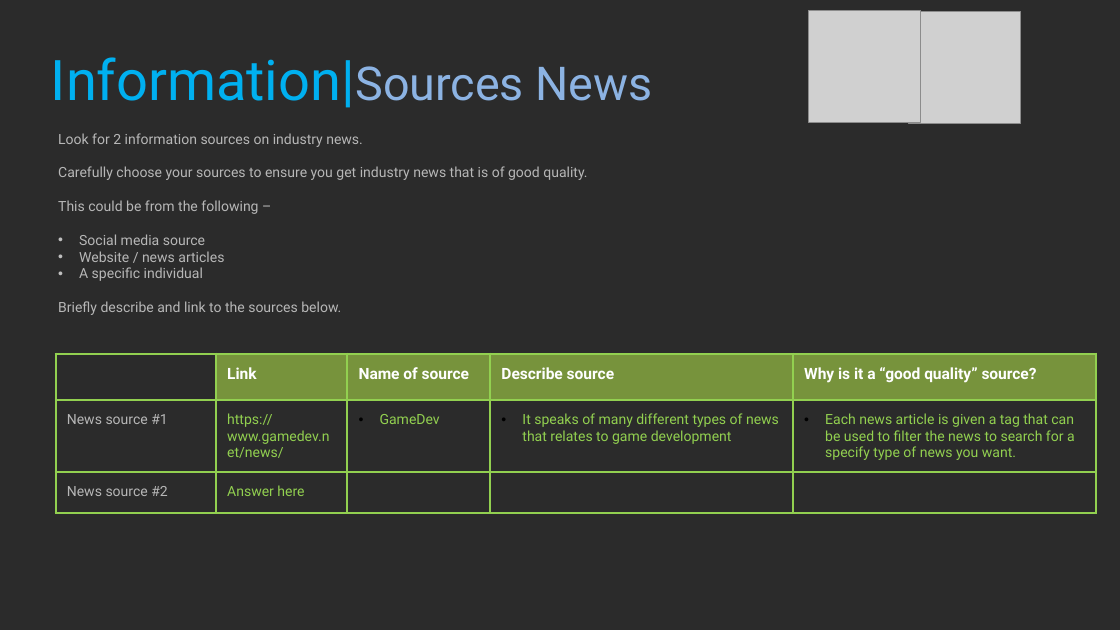
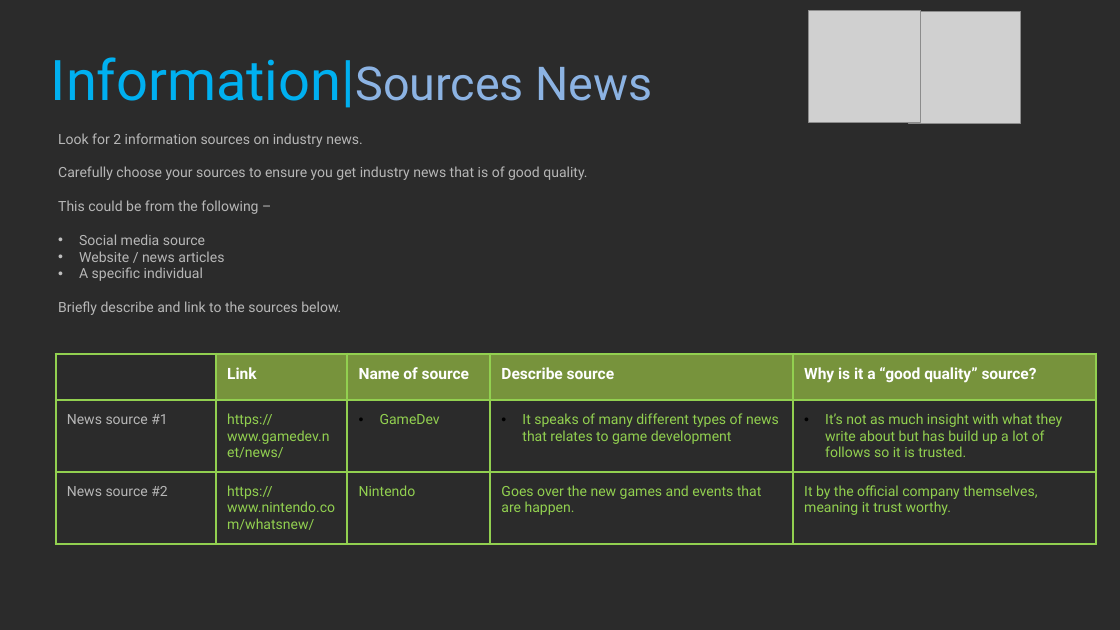
Before and after one commit to Ryszarder/ProfessionalStudies, a slide deck: slide 26 of 2021_Professional_Studies_1_BlakePeck.pptx. Drawn at 1120x630 pixels with LibreOffice and Linux fonts; fonts in the diff are those of the drawing; grey boxes stand for pictures; background and template pictures are left out; a plain dark background stands for a picture behind light text. Boxes give left, top, right and bottom in pixels: in the first picture for what was removed or moved away, otherwise in the second. Text is boxed around its words. In the diff, an @@ line names an element or a change of style, - is before the commit and + after.

```diff
--- a/2021_Professional_Studies_1_BlakePeck.pptx
+++ b/2021_Professional_Studies_1_BlakePeck.pptx
@@ table at <box>56,354,1095,548</box> @@
-row 2, column 5: Each news article is given a tag that can be used to filter the news to search for a specify type of news you want.
+row 2, column 5: It’s not as much insight with what they write about but has build up a lot of follows so it is trusted.
-row 3: News source #2 | Answer here |  |  | 
+row 3: News source #2 | https://www.nintendo.com/whatsnew/ | Nintendo | Goes over the new games and events that are happen. | It by the official company themselves, meaning it trust worthy.
```
Also in this commit, not shown: 11 other slides changed.
